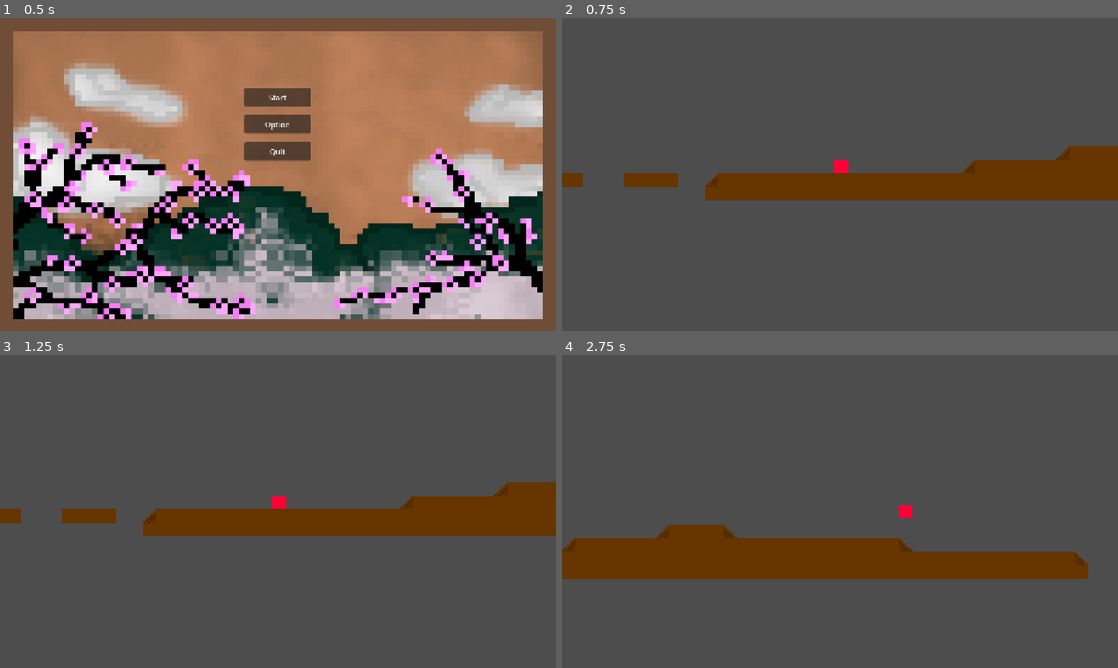
Above: before the commit, frames 1-4 (two rows, left to right).
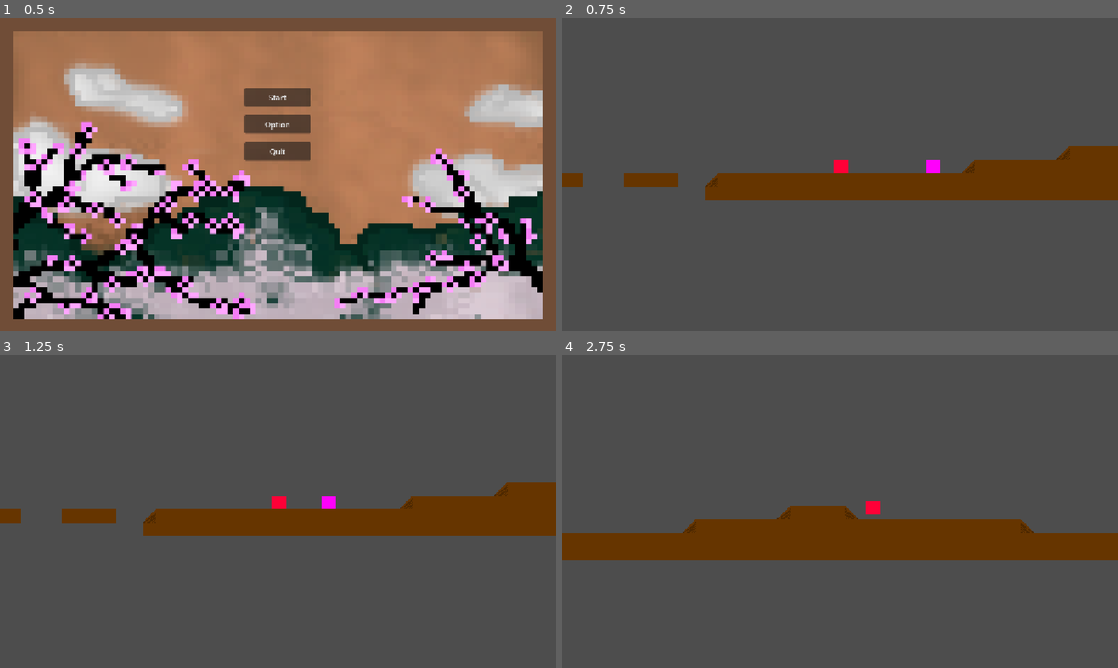
Above: after the commit, the same moments.

Repository: battlecatslover11/13EOYP-Game
Game: Godot game, scene res://MenuAssets/Title_Screen.tscn
Same seed, same stepped clock (60 frames per second), same inputs: the game is played once before the commit and once after it.
Inputs:
- Up to frame 1 (0.5 s): no input
- Up to frame 2 (0.75 s): click "Start" at 0.5 s
- Up to frame 3 (1.25 s): no input
- Up to frame 4 (2.75 s): hold Right (right) from 1.28 s (still down); tap X (dash) at 1.35, 2.1 s; tap Up (jump) at 1.52, 2.27 s

Frame 1 is identical in both runs. In frame 2, 0.1% of the frame differs, in the area x 65-68%, y 45-50%; in frame 3, 0.1%; in frame 4, 12%, in the area x 0-100%, y 46-72%.

Commit message:
added enemy and very basic enemy movement

Diff:
--- /dev/null
+++ b/EnemyAssets/Swordman_Enemy.tscn
@@ -0,0 +1,33 @@
+[gd_scene format=3 uid="uid://c2ix3082ubx1p"]
+
+[ext_resource type="Texture2D" uid="uid://c80sfudck02y3" path="res://EnemyAssets/placeholder enemy.png" id="1_1d362"]
+[ext_resource type="Script" uid="uid://1vlls58dbsj0" path="res://EnemyAssets/swordman_enemy.gd" id="1_gfhjj"]
+
+[sub_resource type="SpriteFrames" id="SpriteFrames_vpnsq"]
+animations = [{
+"frames": [{
+"duration": 1.0,
+"texture": ExtResource("1_1d362")
+}],
+"loop": 1,
+"name": &"default",
+"speed": 5.0
+}]
+
+[sub_resource type="RectangleShape2D" id="RectangleShape2D_q30hd"]
+size = Vector2(14, 14)
+
+[node name="Swordman" type="Area2D" unique_id=2008949987]
+script = ExtResource("1_gfhjj")
+
+[node name="AnimatedSprite2D" type="AnimatedSprite2D" parent="." unique_id=789280304]
+sprite_frames = SubResource("SpriteFrames_vpnsq")
+
+[node name="CollisionShape2D" type="CollisionShape2D" parent="." unique_id=359001685]
+shape = SubResource("RectangleShape2D_q30hd")
+
+[node name="Timer" type="Timer" parent="." unique_id=1343354093]
+wait_time = 2.0
+autostart = true
+
+[connection signal="timeout" from="Timer" to="." method="_on_timer_timeout"]
--- /dev/null
+++ b/EnemyAssets/swordman_enemy.gd
@@ -0,0 +1,10 @@
+extends Area2D
+
+const SPEED = 100.0
+var direction = -1.0
+
+func _process(delta):
+	position.x += direction * SPEED * delta
+
+func _on_timer_timeout():
+	direction *= -1
--- a/Main_Scene.tscn
+++ b/Main_Scene.tscn
@@ -4,6 +4,7 @@
 [ext_resource type="PackedScene" uid="uid://4s5un8f7wmr2" path="res://PlayerAssets/Player.tscn" id="2_7fr83"]
 [ext_resource type="Texture2D" uid="uid://8c764ksmlags" path="res://BlockAssets/placeholder slope.png" id="2_tkmsp"]
 [ext_resource type="Texture2D" uid="uid://kcyqn0apcj5d" path="res://BlockAssets/placeholder slope 2.png" id="3_5yw3w"]
+[ext_resource type="PackedScene" uid="uid://c2ix3082ubx1p" path="res://EnemyAssets/Swordman_Enemy.tscn" id="5_qtktj"]
 
 [sub_resource type="TileSetAtlasSource" id="TileSetAtlasSource_7fr83"]
 texture = ExtResource("1_8sucx")
@@ -40,3 +41,8 @@
 position = Vector2(0, -4)
 zoom = Vector2(1.75, 1.75)
 position_smoothing_enabled = true
+
+[node name="Enemies" type="Node2D" parent="." unique_id=933531342]
+
+[node name="Swordman" parent="Enemies" unique_id=2008949987 instance=ExtResource("5_qtktj")]
+position = Vector2(127, -8)
--- a/PlayerAssets/Player.tscn
+++ b/PlayerAssets/Player.tscn
@@ -40,3 +40,6 @@
 
 [node name="DashTimer2" type="Timer" parent="." unique_id=830608247]
 wait_time = 0.4
+
+[connection signal="timeout" from="DashTimer" to="." method="_on_dash_timer_timeout"]
+[connection signal="timeout" from="DashTimer2" to="." method="_on_dash_timer_2_timeout"]
Not shown, added: EnemyAssets/swordman_enemy.gd.uid
